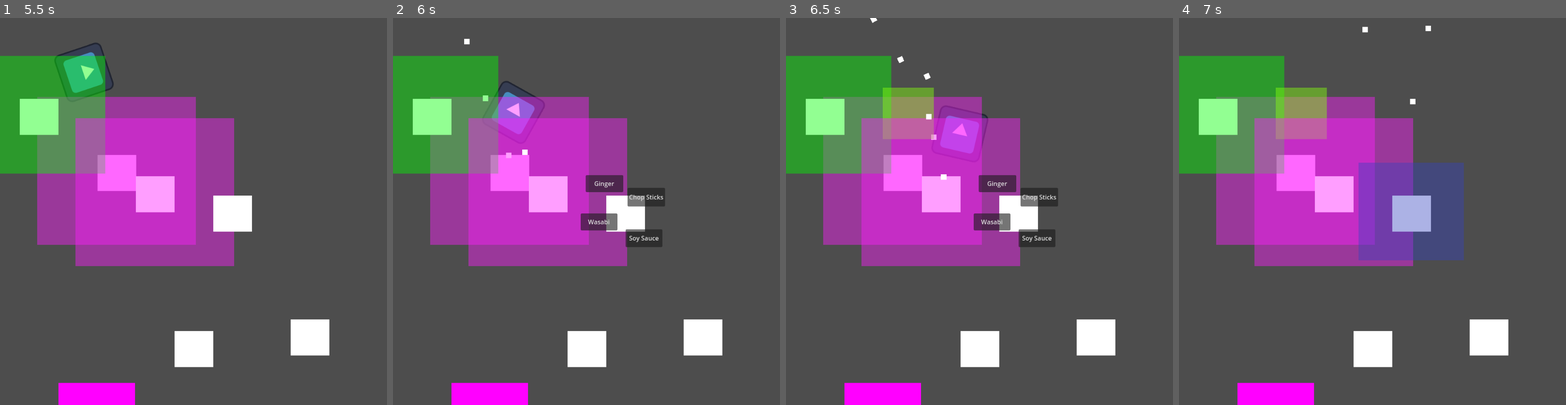
Above: before the commit, frames 1-4 (left to right).
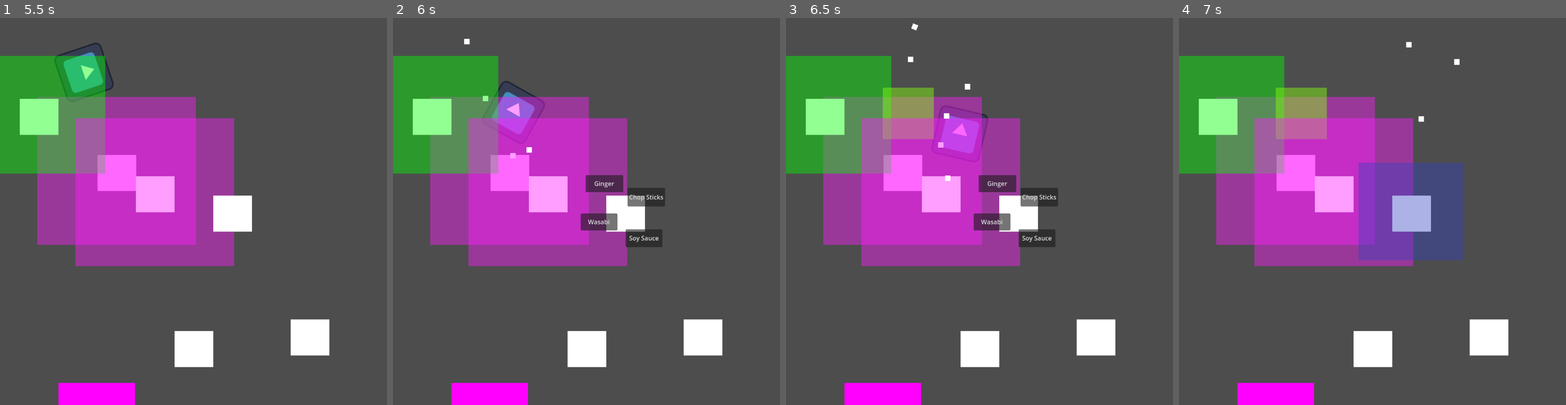
Above: after the commit, the same moments.

Repository: john9francis/sushi-attack
Game: Godot game, scene res://scripts/main.tscn
Two runs of this game, one before a commit and one after it. Both use one fixed random seed, a clock stepped at 60 frames per second and the inputs below. The engine's default icon, where the game draws it, is replaced by a stand-in: a white triangle on a blue panel in a dark square.
Inputs (mouse positions are in pixels of both pictures, inside the frame that each line leads up to):
- Up to frame 1 (5.5 s): tap Enter at 0.5, 5 s; move the mouse to (119, 172) at 0.52 s; press the mouse at (119, 172) at 0.53 s; release the mouse at (119, 172) at 1.25 s; click "Chop Sticks" at 1.25 s; click "Soy Sauce" at 2 s; click "Ginger" at 2.75 s; tap Space at 3.5 s; move the mouse to (38, 114) at 3.52 s; click (38, 114) at 3.6 s; click "Wasabi" at 4.25 s; move the mouse to (154, 192) at 5.02 s; press the mouse at (154, 192) at 5.03 s
- Up to frame 2 (6 s): move the mouse to (625, 211) at 5.77 s; release the mouse at (625, 211) at 5.78 s; click (625, 211) at 5.85 s
- Up to frame 3 (6.5 s): no input
- Up to frame 4 (7 s): click "Chop Sticks" at 6.5 s

Frame 1 is identical in both runs. In frame 2, less than 0.1% of the frame differs, in the area x 23-36%, y 20-37%; in frame 3, 0.2%, in the area x 21-48%, y 0-43%; in frame 4, 0.1%.

Commit message:
made the tracker more robust, with a flexible amount of 'steps ahead'

Diff:
--- a/Tracker.gd
+++ b/scripts/Tracker.gd
@@ -31,10 +31,10 @@
 func get_target_pos():
 	return currentPosition
 
-func get_target_future_pos():
+func get_target_future_pos(stepsAhead = 10):
 	if !pastPosition:
 		return currentPosition
 
 	var velocity = currentPosition - pastPosition
-	var futurePos = currentPosition + velocity
+	var futurePos = currentPosition + velocity * stepsAhead
 	return futurePos
--- a/scripts/tracker.tscn
+++ b/scripts/tracker.tscn
@@ -1,6 +1,6 @@
 [gd_scene load_steps=2 format=3 uid="uid://dy24dsqxtdl4w"]
 
-[ext_resource type="Script" path="res://Tracker.gd" id="1_sguu0"]
+[ext_resource type="Script" path="res://scripts/Tracker.gd" id="1_v70um"]
 
 [node name="Tracker" type="Node"]
-script = ExtResource("1_sguu0")
+script = ExtResource("1_v70um")
